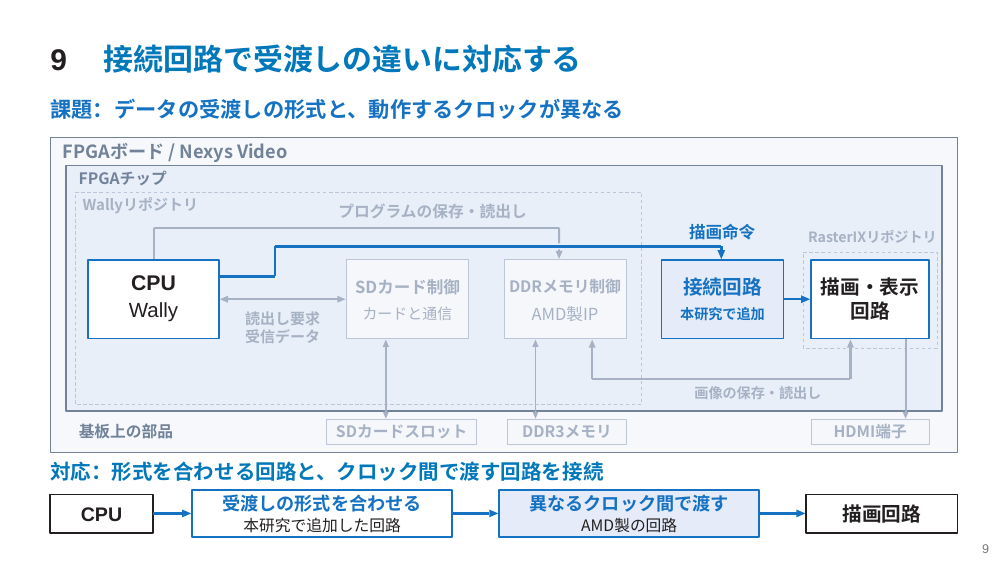
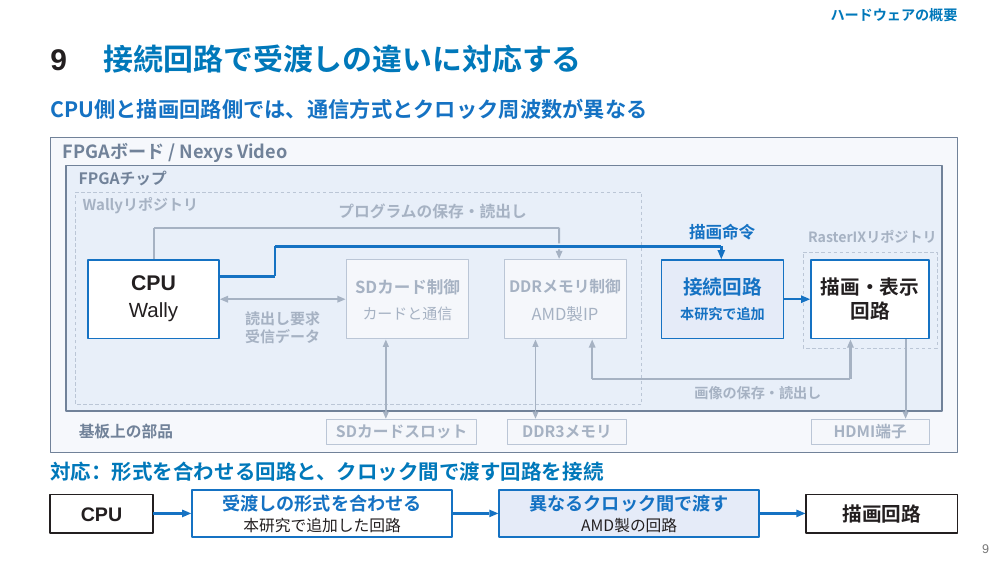
Before and after one commit to SoshiroFujimori/wally-game-console-research, a slide deck: slide 9 of docs/presentation/中間発表_主要事項.pptx. Drawn at 1008x567 pixels with LibreOffice and Linux fonts; fonts in the diff are those of the drawing. Boxes give left, top, right and bottom in pixels: in the first picture for what was removed or moved away, otherwise in the second. Text is boxed around its words. In the diff, an @@ line names an element or a change of style, - is before the commit and + after.

```diff
--- a/docs/presentation/中間発表_主要事項.pptx
+++ b/docs/presentation/中間発表_主要事項.pptx
@@ text added at (x1=831, y1=8, x2=958, y2=22), 13.5 pt, text #0078BA, bold @@
+ハードウェアの概要
@@ text at (x1=50, y1=99, x2=647, y2=119): text changed @@
-課題：データの受渡しの形式と、動作するクロックが異なる
+CPU側と描画回路側では、通信方式とクロック周波数が異なる
```
Also in this commit, not shown: 23 other slides changed, 2 slides added, 3 slides removed, 40 other files.
